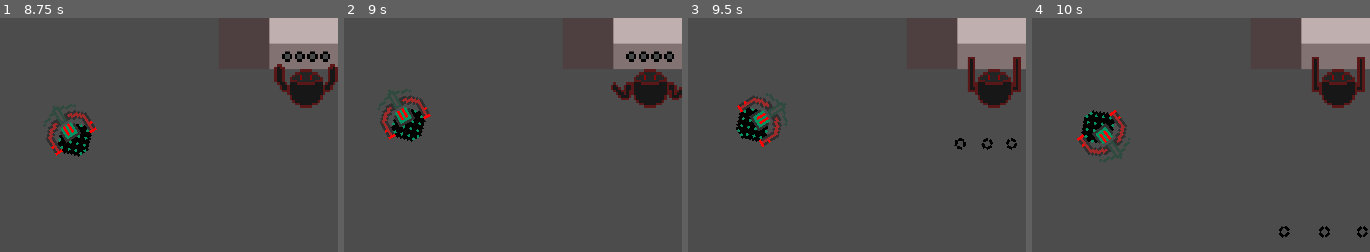
Above: before the commit, frames 1-4 (left to right).
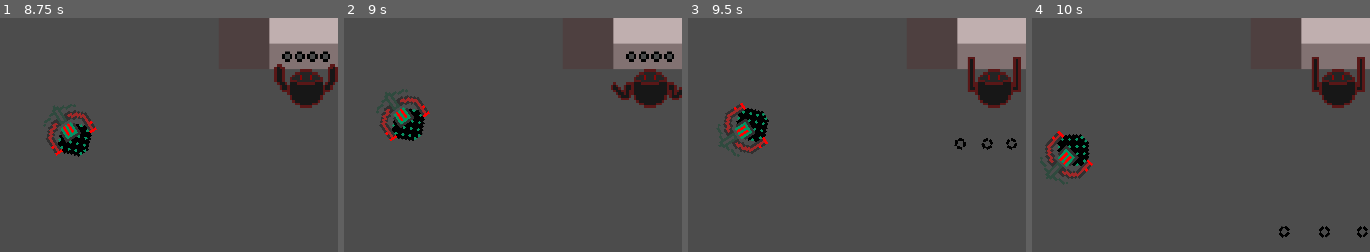
Above: after the commit, the same moments.

Repository: tylerecouture/tkl-quest
Game: Godot game, scene res://Game.tscn
Same seed, same stepped clock (60 frames per second), same inputs: the game is played once before the commit and once after it.
Inputs (mouse positions are % of the whole screen's width and height, from its top left):
- Up to frame 1 (8.75 s): move the mouse to (81, 45) at 0.52 s; hold D (move_right) 0.53-1.28 s; hold Space (throw_projectile) 0.53-1.28 s; move the mouse to (31, 55) at 1.27 s; hold W (move_down) 1.28-2.03 s; tap Space (throw_projectile) every 1.5 s from 1.35 to 7.35 s; move the mouse to (66, 28) at 2.02 s; hold D (move_right) 2.03-2.78 s; hold Space (throw_projectile) 2.03-2.78 s; move the mouse to (49, 70) at 2.77 s; hold S (move_up) 2.78-3.53 s; move the mouse to (90, 65) at 3.52 s; hold Space (throw_projectile) 3.53-4.28 s; hold A (move_left) 3.53-5.03 s; move the mouse to (19, 35) at 4.27 s; move the mouse to (61, 50) at 5.02 s; hold W (move_down) 5.03-5.78 s; hold Space (throw_projectile) 5.03-5.78 s; move the mouse to (37, 25) at 5.77 s; hold D (move_right) 5.78-6.53 s; move the mouse to (81, 45) at 6.52 s; hold S (move_up) 6.53-7.28 s; hold Space (throw_projectile) 6.53-7.28 s; move the mouse to (31, 55) at 7.27 s; hold D (move_right) 7.28-8.03 s; move the mouse to (66, 28) at 8.02 s; hold W (move_down) from 8.03 s (still down); hold Space (throw_projectile) from 8.03 s (still down)
- Up to frame 2 (9 s): move the mouse to (49, 70) at 8.77 s; release W (move_down) at 8.78 s; release Space (throw_projectile) at 8.78 s; hold A (move_left) from 8.78 s (still down); tap Space (throw_projectile) at 8.85 s
- Up to frame 3 (9.5 s): keep holding A (move_left)
- Up to frame 4 (10 s): move the mouse to (90, 65) at 9.52 s; release A (move_left) at 9.53 s; hold S (move_up) from 9.53 s (still down); hold Space (throw_projectile) from 9.53 s (still down)
The pictures show only the part of the screen within x 12-62%, y 25-75%; the shares and areas given below are measured in that part.

Frame 1 is identical in both runs. In frame 2, 1.0% of the frame differs, in the area x 9-26%, y 30-53%; in frame 3, 2.5%; in frame 4, 3.9%, in the area x 2-30%, y 39-72%.

Commit message:
Fix rotation when looping between waypoints

Diff:
--- a/Components/MovementManager.gd
+++ b/Components/MovementManager.gd
@@ -86,8 +86,8 @@
 	if current_waypoint_index + 1 == waypoints.size():
 		# We're at the end
 		if looping:
-			current_waypoint_index = 0  # go back to start position
-			return
+			current_waypoint_index = -1  # go back to start position
+			# +1 will get added at the end of the method
 		else:
 			# change direction to go back through waypoints in the opposite direction
 			waypoint_direction = -1
--- a/Game.tscn
+++ b/Game.tscn
@@ -38,6 +38,9 @@
 [node name="Archer" parent="." instance=ExtResource( 4 )]
 position = Vector2( 222.029, 275.552 )
 
+[node name="MovementManager" parent="Archer" index="5"]
+looping = true
+
 [node name="Position2D" type="Position2D" parent="Archer/MovementManager" index="0"]
 position = Vector2( -142.099, 162.204 )
 
